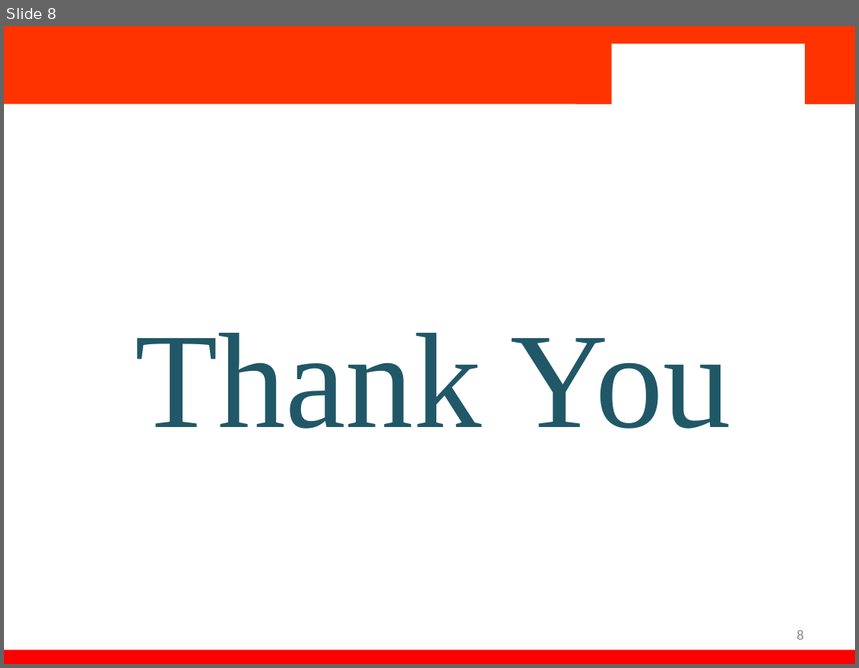
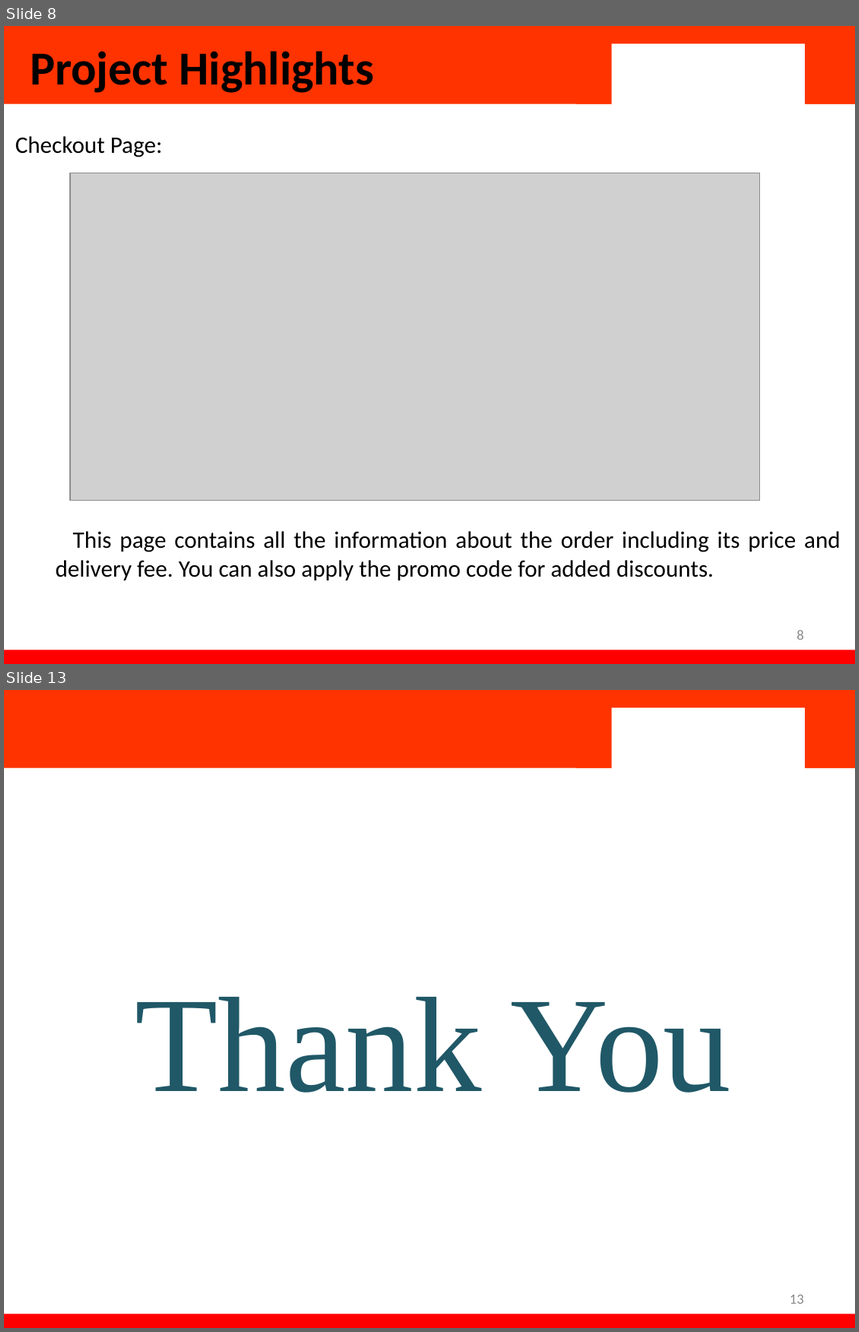
Before and after one commit to JayArindam/yummybites, a slide deck: YummyBite.pptx. Shown one above the other, each under a label of ours: slide 8 before the commit, slides 8 and 13 after it; the slides between them are not shown. The pictures are 859x668 and 859x1332 pixels, drawn with LibreOffice and Linux fonts; fonts in the diff are those of the drawing; grey boxes stand for pictures; background and template pictures are left out. Boxes give left, top, right and bottom in pixels: in the first picture for what was removed or moved away, otherwise in the second. Text is boxed around its words. In the diff, an @@ line names an element or a change of style, - is before the commit and + after.

```diff
--- a/YummyBite.pptx
+++ b/YummyBite.pptx
@@ slide 8 added at [4,26,855,664], background #FFFFFF; not listed: 4 template elements that a slide beside it also shows @@
@@ title added at [30,51,374,93], 40 pt, text #000000, bold @@
+Project Highlights
@@ subtitle added at [15,136,841,581], 20 pt, text #000000 @@
+Checkout Page:
+This page contains all the information about the order including its price and delivery fee. You can also apply the promo code for added discounts.
@@ picture added at [70,173,761,501] @@
@@ page number added at [797,630,804,640], 12 pt, text #898989 @@
+8
@@ what was slide 8 is now slide 13 @@
@@ page number at [790,1295,804,1304]: text changed @@
-8
+13
```
Also in this commit, not shown: 6 slides changed, 5 other slides added, 1 slide removed.
